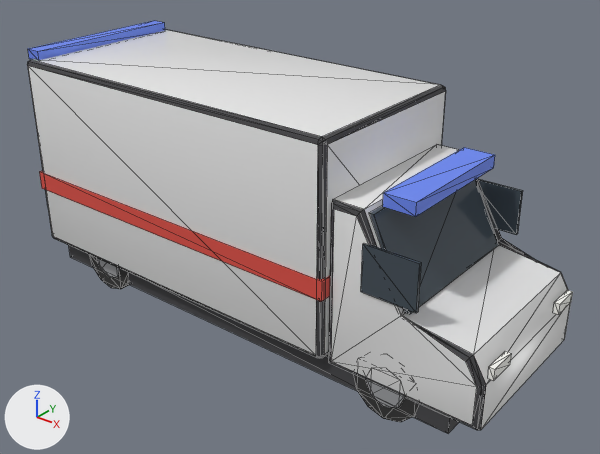
Renders of the glTF model public/assets/models/ambulance.glb from each side of a commit.
Both versions are drawn from a camera (50 mm lens) standing at (5.55, -6.61, 5.27) and looking at (0.26, 0.0, 1.17). Lighting does not change. The marker at lower left points along +X, +Y and +Z. The picture after the commit comes second. Mesh edges are drawn as thin lines. Vertices at exactly the same position are counted once.

The first picture shows 'ambulance'.
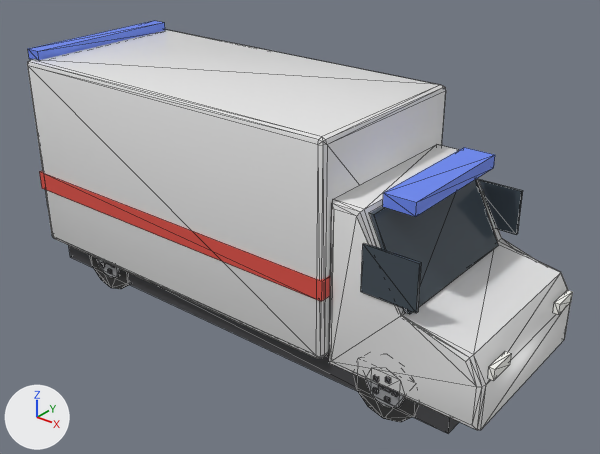
The edits, one by one:
Material 'RimLug' (mat_rimlug) is new.
Its base color is (0.12, 0.12, 0.13) (dark grey #616165).
Its roughness is 0.7.
me_ambulance is used by ob_ambulance; location (0.0, 0.0, 0.0).
me_ambulance had 346 vertices, 608 faces and spanned x -3.05..3.13, y -1.11..1.11, z 0.0..2.88.
me_ambulance now has 538 vertices, 896 faces and spans x -3.05..3.13, y -1.11..1.11, z 0.0..2.88.
me_ambulance part 1: a new loose piece, a box spanning x 2.032..2.168, y -1.008..-0.983, z 0.365..0.395, in mat_rimlug (dark grey #616165).
me_ambulance part 2: 152 faces spanning x -3.0..3.1, y -1.1..1.1, z 0.35..2.78 switch from mat_trim (dark grey #454548) to mat_body (white #eaeaea).
Other edits to the shape of me_ambulance do not show in these pictures.
me_ambulance gains material mat_rimlug (dark grey #616165).

Where the change shows, as pixel boxes (x1, y1, x2, y2) in the pictures (600 x 454 px):
part 1 of me_ambulance, added
    after: (378, 384, 391, 392)
part 2 of me_ambulance, recoloured
    both: (27, 60, 568, 430)
